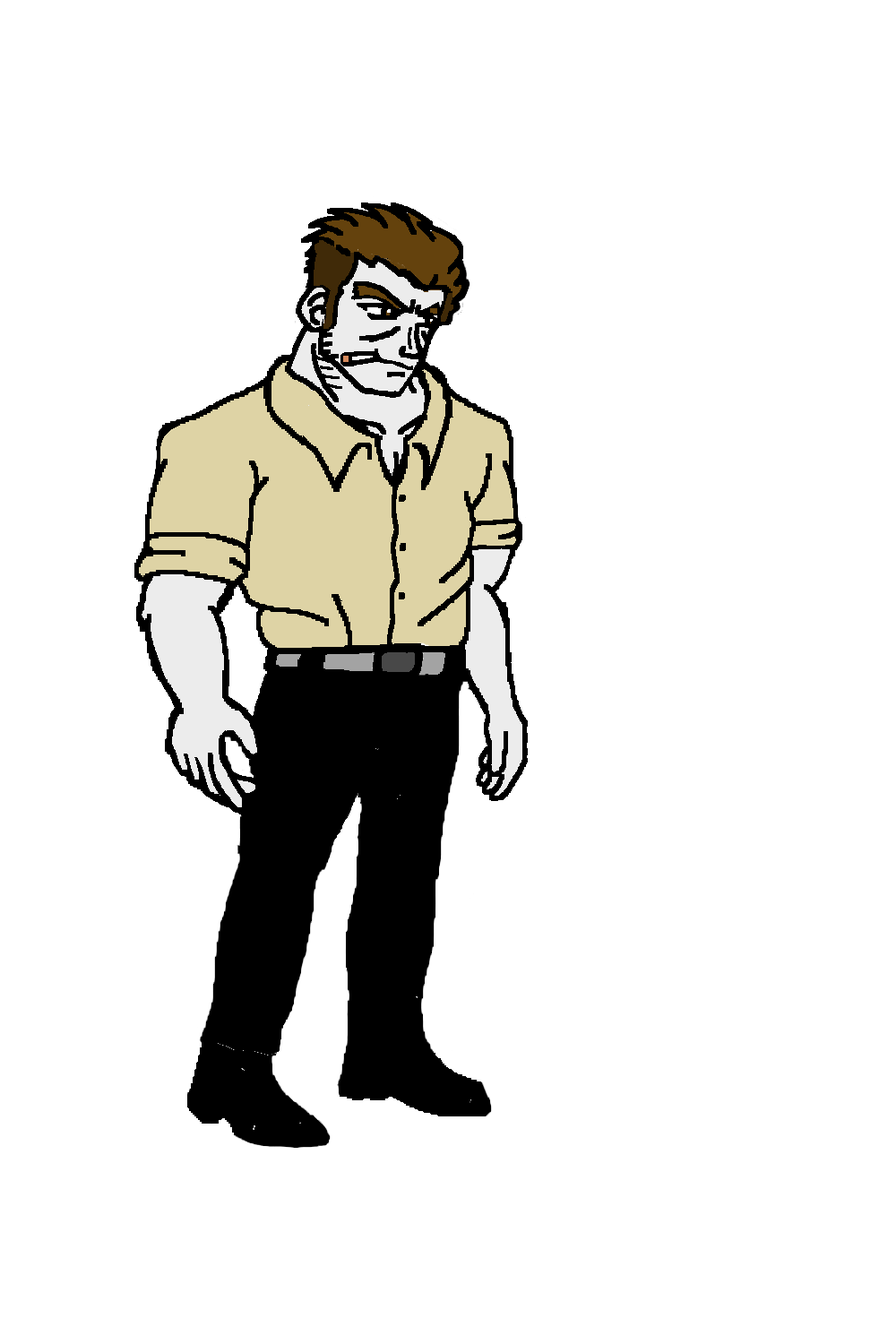
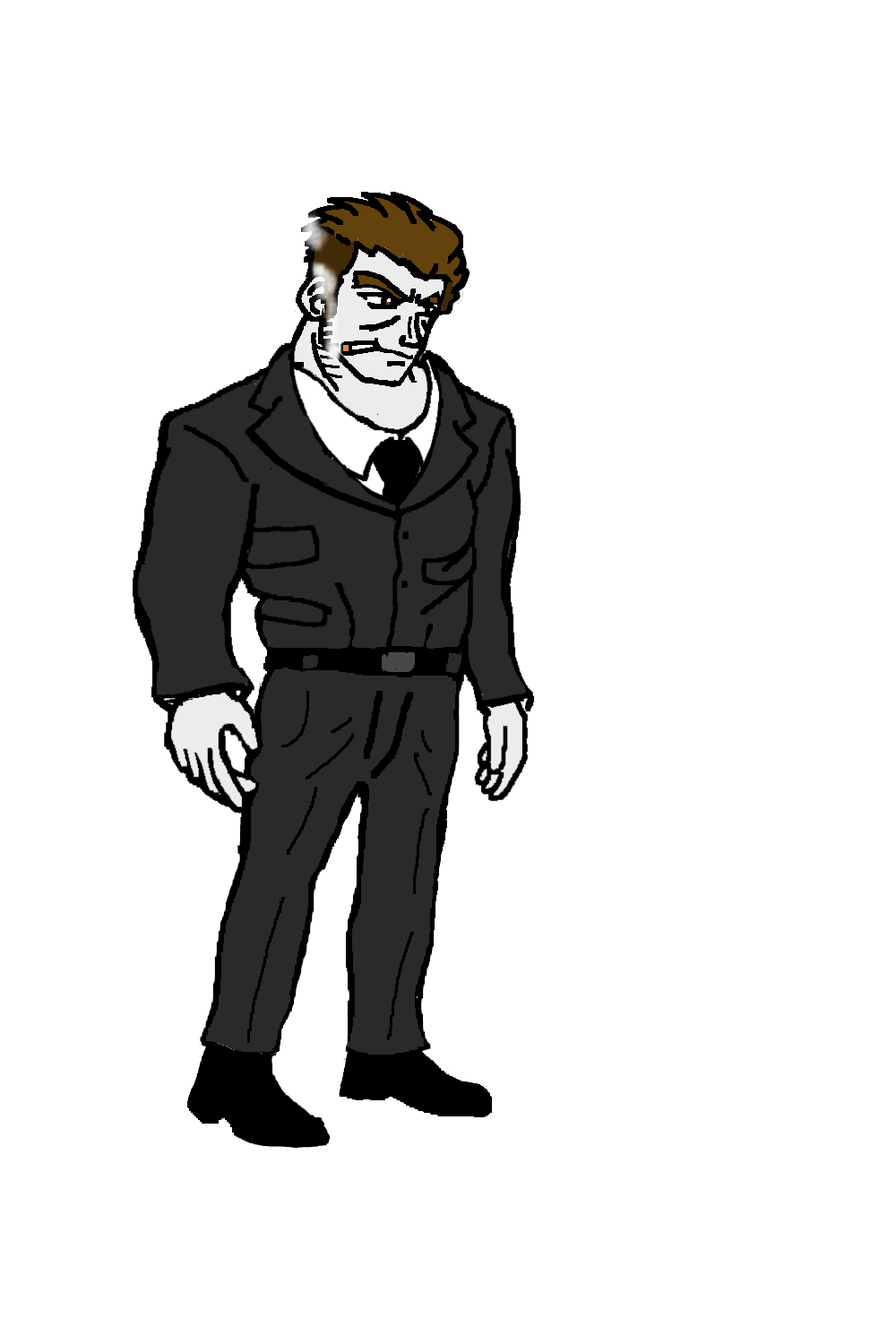
Two versions of the same layered image (896x1344). Layer-by-layer changes:
showed group "Idle2" (12 layers) over [131, 191, 535, 1148]
showed "Smoke1 #1" over [283, 197, 344, 363]
showed "Shoes #1" over [187, 1038, 492, 1148]
showed "Body #1" over [136, 191, 529, 1148]
hid group "Idle1" (13 layers) over [131, 191, 533, 1148]
showed "Arrière-plan" over [131, 191, 535, 1148]
